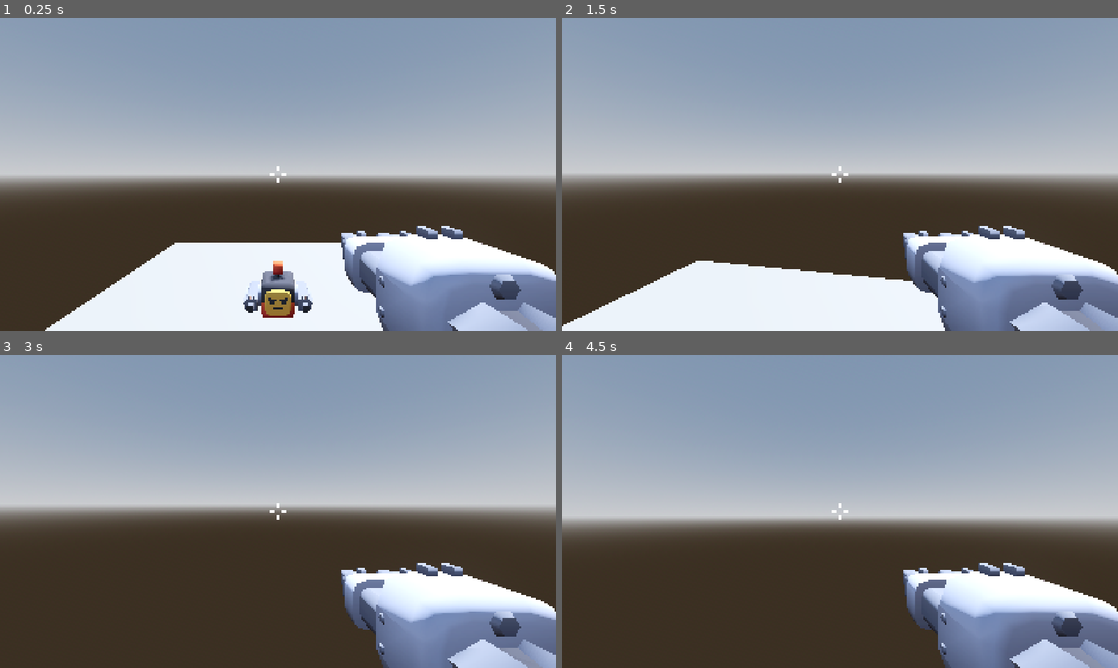
Above: before the commit, frames 1-4 (two rows, left to right).
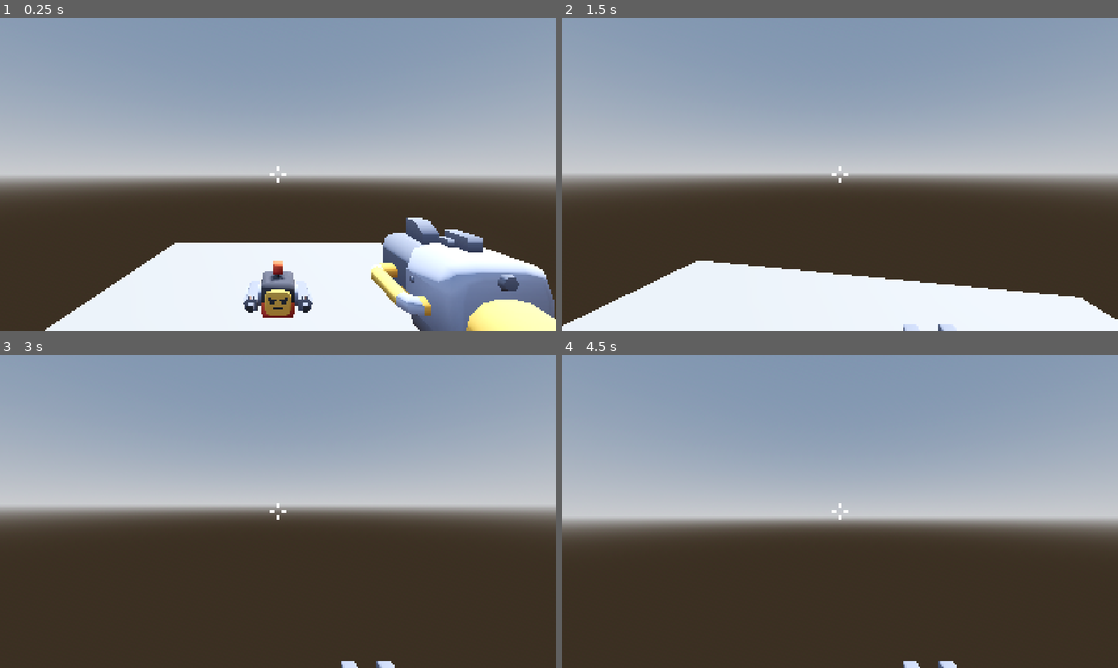
Above: after the commit, the same moments.

Repository: Stone-keep/3d_first_person_shooter
Game: Godot game, scene res://scenes/game.tscn
Same seed, same stepped clock (60 frames per second), same inputs: the game is played once before the commit and once after it.
Inputs (mouse positions are in pixels of both pictures, inside the frame that each line leads up to):
- Up to frame 1 (0.25 s): no input
- Up to frame 2 (1.5 s): move the mouse to (867, 174) at 0.52 s; hold W (forward) from 0.53 s (still down); click (867, 174) at 0.6 s; tap Space (jump) at 0.77 s; tap E (toggle_weapon) at 0.8, 1.35 s; move the mouse to (812, 174) at 1.27 s
- Up to frame 3 (3 s): keep holding W (forward); tap Space (jump) at 1.52 s; click (250, 511) at 1.55 s; move the mouse to (289, 505) at 2.02 s; click (289, 505) at 2.1 s; tap E (toggle_weapon) at 2.3, 2.85 s; move the mouse to (272, 517) at 2.77 s
- Up to frame 4 (4.5 s): keep holding W (forward); tap Space (jump) at 3.02, 3.77 s; click (834, 517) at 3.05 s; move the mouse to (878, 514) at 3.52 s; click (878, 514) at 3.6 s; tap E (toggle_weapon) at 3.8, 4.35 s; move the mouse to (795, 508) at 4.27 s

The runs differ from the first frame. In frame 1, 6.3% of the frame differs, in the area x 61-100%, y 63-100%; in frame 2, 10%, in the area x 61-100%, y 66-100%; in frame 3, 10%; in frame 4, 10%.

Commit message:
Add weapon swapping

Diff:
--- a/scenes/blaster.tscn
+++ b/scenes/blaster.tscn
@@ -8,6 +8,7 @@
 weapon_name = "Blaster"
 min_flash_size = 0.4
 max_flash_size = 0.6
+damage = 2
 
 [node name="blaster" parent="WeaponMesh" parent_id_path=PackedInt32Array(761438346) index="0" unique_id=1826484222 instance=ExtResource("2_5vvm8")]
 transform = Transform3D(-0.7, 0, -1.0569706e-07, 0, 0.7, 0, 1.0569706e-07, 0, -0.7, 0, 0, 0)
--- a/scenes/dual_shooter.tscn
+++ b/scenes/dual_shooter.tscn
@@ -9,6 +9,7 @@
 number_of_barrels = 2
 min_flash_size = 0.3
 max_flash_size = 0.45
+damage = 1
 
 [node name="blaster-repeater" parent="WeaponMesh" parent_id_path=PackedInt32Array(761438346) index="0" unique_id=1260464293 instance=ExtResource("2_7wsxr")]
 transform = Transform3D(-0.7, 0, -6.119594e-08, 0, 0.7, 0, 6.119594e-08, 0, -0.7, 0, 0, 0)
--- a/scenes/player.gd
+++ b/scenes/player.gd
@@ -6,8 +6,7 @@
 @onready var camera: Camera3D = $Head/Camera3D
 @onready var raycast: RayCast3D = $Head/Camera3D/RayCast3D
 
-@onready var blaster: Node3D = $Head/Camera3D/Weapons/Blaster
-@onready var dual_shooter: Node3D = $Head/Camera3D/Weapons/DualShooter
+@onready var weapons: Node3D = $Head/Camera3D/Weapons
 
 # Camera Movement
 
@@ -23,11 +22,25 @@
 const JUMP_VELOCITY = 5.0
 var direction := Vector3.ZERO
 
-# Shooting
-var weapon_damage := 1
+# Weapons & Shooting
+enum Weapon {BLASTER, DUAL_SHOOTER}
+@onready var weapon_start_position := weapons.position
+var previous_weapon: Weapon = Weapon.BLASTER
+var current_weapon: Weapon:
+	set(value):
+		if current_weapon == value:
+			return
+		previous_weapon = current_weapon
+		current_weapon = value
+		swap_weapons()
+
+var is_swapping_weapons := false
 
 func _ready() -> void:
 	Input.set_mouse_mode(Input.MOUSE_MODE_CAPTURED)
+	for weapon in weapons.get_children():
+		weapon.hide()
+	weapons.get_child(current_weapon).show()
 
 func _physics_process(delta: float) -> void:
 	get_input(delta)
@@ -44,6 +57,9 @@
 
 	if Input.is_action_just_pressed("primary_fire"):
 		shoot()
+
+	if Input.is_action_just_pressed("toggle_weapon") and not is_swapping_weapons:
+		current_weapon = posmod(current_weapon + 1, Weapon.size()) as Weapon
 
 func _input(event: InputEvent) -> void:
 	if event.is_action_pressed("exit"):
@@ -77,15 +93,28 @@
 	return raycast.get_collider()
 
 func shoot() -> void:
-	dual_shooter.muzzle_flash()
-	var target = check_for_target()
-	if target and target.is_in_group("enemies"):
-		var impact_position = raycast.get_collision_point()
-		hit_enemy(target, impact_position)
+	if not is_swapping_weapons:
+		var weapon = weapons.get_child(current_weapon)
+		weapon.muzzle_flash()
+		var target = check_for_target()
+		if target and target.is_in_group("enemies"):
+			var impact_position = raycast.get_collision_point()
+			hit_enemy(target, impact_position, weapon.damage)
 
-func hit_enemy(enemy: CharacterBody3D, impact_position: Vector3):
+func hit_enemy(enemy: CharacterBody3D, impact_position: Vector3, damage: int):
 	var shot_impact = shot_impact_scene.instantiate()
 	get_tree().root.add_child(shot_impact)
 	shot_impact.global_position = impact_position + shot_impact.random_impact_offset
 	shot_impact.look_at(camera.global_transform.origin)
-	enemy.get_hit(weapon_damage)
+	enemy.get_hit(damage)
+
+func swap_weapons() -> void:
+	is_swapping_weapons = true
+	var tween = create_tween()
+	tween.tween_property(weapons, "position", weapon_start_position + Vector3(0, -1.2, 0), 0.2)
+	tween.tween_callback(weapons.get_child(current_weapon).show)
+	tween.tween_callback(weapons.get_child(previous_weapon).hide)
+	tween.tween_property(weapons, "position", weapon_start_position, 0.2)
+
+	await tween.finished
+	is_swapping_weapons = false
--- a/scenes/player.tscn
+++ b/scenes/player.tscn
@@ -31,7 +31,6 @@
 
 [node name="Blaster" parent="Head/Camera3D/Weapons" unique_id=2139439353 instance=ExtResource("3_qhqgy")]
 transform = Transform3D(1, 0, 0, 0, 1, 0, 0, 0, 1, 0.965, -0.94, -1)
-visible = false
 
 [node name="DualShooter" parent="Head/Camera3D/Weapons" unique_id=1350484772 instance=ExtResource("4_dqkch")]
 transform = Transform3D(1, 0, 0, 0, 1, 0, 0, 0, 1, 0.68, -0.824, -0.756)
--- a/scenes/weapon.gd
+++ b/scenes/weapon.gd
@@ -6,17 +6,20 @@
 @export var number_of_barrels := 1
 @export var min_flash_size: float
 @export var max_flash_size: float
+@export var damage: int
 
-var current_barrel := 1
+var current_barrel := 0
 
 func _ready() -> void:
-	for i in range(number_of_barrels):
-		muzzleflash.get_child(i).scale = Vector3.ZERO
-		muzzleflash.get_child(i).modulate = Color(1.437, 0.85, 0.31, randf_range(0.6, 0.8))
+	for sprite in muzzleflash.get_children():
+		sprite.scale = Vector3.ZERO
+		sprite.modulate = Color(1.437, 0.85, 0.31, randf_range(0.6, 0.8))
 
 func muzzle_flash():
-	var flash_size := randf_range(min_flash_size, max_flash_size)
-	var tween = create_tween()
-	tween.tween_property(muzzleflash.get_child(current_barrel-1), "scale", Vector3(flash_size, flash_size, flash_size), 0.1).from(Vector3.ZERO)
-	tween.tween_property(muzzleflash.get_child(current_barrel-1), "scale", Vector3.ZERO, 0.2)
-	current_barrel = (current_barrel % number_of_barrels) + 1
+	if number_of_barrels > 0:
+		var barrel_flash := muzzleflash.get_child(current_barrel)
+		var flash_size := randf_range(min_flash_size, max_flash_size)
+		var tween = create_tween()
+		tween.tween_property(barrel_flash, "scale", Vector3(flash_size, flash_size, flash_size), 0.1).from(Vector3.ZERO)
+		tween.tween_property(barrel_flash, "scale", Vector3.ZERO, 0.2)
+		current_barrel = posmod(current_barrel + 1, number_of_barrels)
